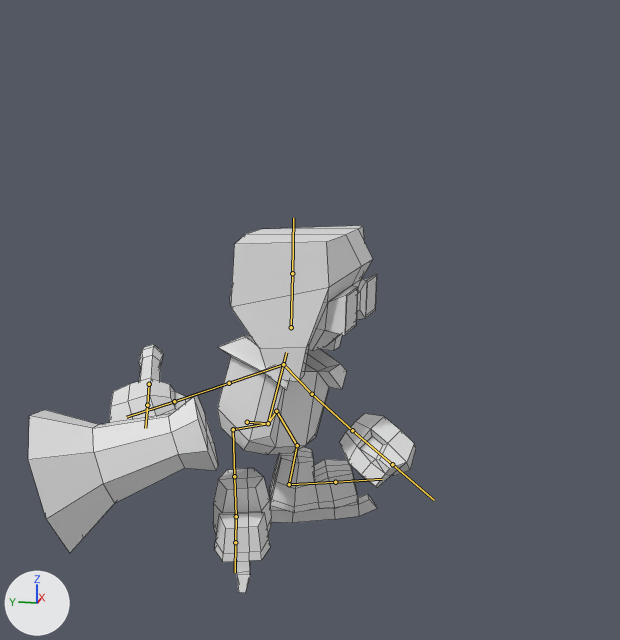
One commit to the FBX model Models/ice smasher.fbx: the scene before it, then after it.
Before and after are seen from a 50 mm lens placed at (-14.81, -3.3, 5.54), pointed at (-0.57, -0.45, 1.98). Arrows for +X, +Y and +Z are at lower left; the lights stay in place. Both versions are drawn at frame 15 of the action 'Armature|Up special landing'; the numbers are the values there. The bones that bend it are drawn over the model as lines. Mesh edges are drawn as thin lines.

In view in the first picture: 'Hammer', 'Head', 'l hand', 'r foot', 'r foot.001', 'r hand', 'torso'.
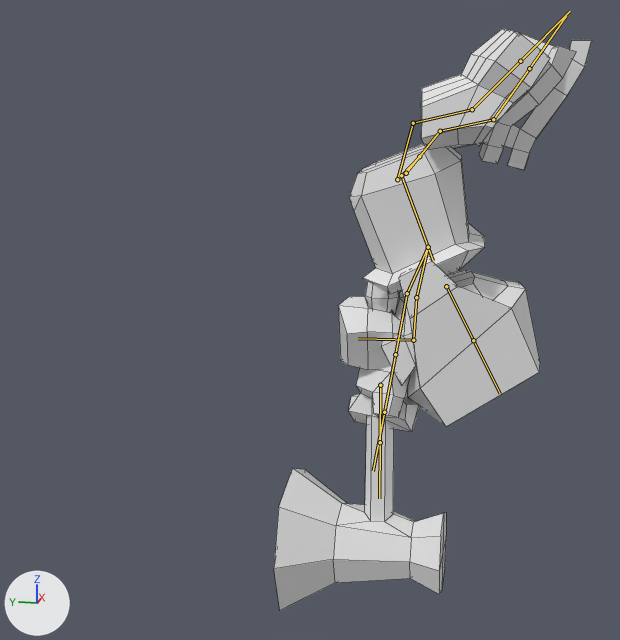
Edits to the bpy script that builds the scene:
```text
Change bone_bone_005:
    where bone_bone_005 = bpy.data.objects['Armature'].pose.bones['Bone.005']
    bone_bone_005.location: (0.0, 0.0, 0.0) -> (5.03, 3.17, -1.07)
    bone_bone_005.rotation_quaternion: (-1.0, 0.0, 0.0, 0.0) -> (0.405, 0.0, 0.0, 0.914)  # degrees (0, 0, 0) -> degrees (0, 0, 132)
Change bone_torso:
    where bone_torso = bpy.data.objects['Armature'].pose.bones['torso']  # child of 'Bone.005'
    bone_torso.rotation_quaternion: (0.919, 0.119, -0.372, -0.048) -> (0.973, 0.228, 0.011, -0.029)  # degrees (20, -42, -14) -> degrees (26, 2, -3)
Change bone_head:
    where bone_head = bpy.data.objects['Armature'].pose.bones['head']  # child of 'torso'
    bone_head.rotation_quaternion: (0.944, -0.104, 0.31, 0.05) -> (0.996, -0.056, -0.063, 0.033)  # degrees (-12, 37, 2) -> degrees (-7, -7, 4)
Change bone_l_arm:
    where bone_l_arm = bpy.data.objects['Armature'].pose.bones['l arm']  # child of 'torso'
    bone_l_arm.rotation_quaternion: (0.956, 0.0, 0.0, -0.293) -> (0.742, 0.519, -0.374, 0.202)  # degrees (0, 0, -34) -> degrees (74, -50, -8)
Change bone_l_forearm:
    where bone_l_forearm = bpy.data.objects['Armature'].pose.bones['l forearm']  # child of 'l arm'
    bone_l_forearm.rotation_quaternion: (0.87, 0.493, 0.013, 0.0) -> (0.914, 0.397, 0.029, 0.079)  # degrees (59, 1, 1) -> degrees (47, -1, 10)
Change bone_l_hand:
    where bone_l_hand = bpy.data.objects['Armature'].pose.bones['l hand']  # child of 'l forearm'
    bone_l_hand.rotation_quaternion: (0.707, 0.0, 0.0, 0.707) -> (0.657, 0.337, -0.297, 0.605)  # degrees (0, 0, 90) -> degrees (8, -53, 81)
Change bone_r_arm:
    where bone_r_arm = bpy.data.objects['Armature'].pose.bones['r arm']  # child of 'torso'
    bone_r_arm.rotation_quaternion: (0.942, -0.212, 0.063, 0.253) -> (0.856, 0.267, 0.403, -0.181)  # degrees (-22, 13, 28) -> degrees (30, 52, -9)
Change bone_r_forearm:
    where bone_r_forearm = bpy.data.objects['Armature'].pose.bones['r forearm']  # child of 'r arm'
    bone_r_forearm.rotation_quaternion: (1.0, 0.0, 0.0, 0.0) -> (0.678, 0.683, 0.254, 0.095)  # degrees (0, 0, 0) -> degrees (94, 12, 29)
Change bone_r_hand:
    where bone_r_hand = bpy.data.objects['Armature'].pose.bones['r hand']  # child of 'r forearm'
    bone_r_hand.rotation_quaternion: (0.707, 0.0, 0.0, -0.707) -> (0.602, -0.204, 0.731, -0.248)  # degrees (0, 0, -90) -> degrees (-104, 51, -108)
Change bone_bone:
    where bone_bone = bpy.data.objects['Armature'].pose.bones['Bone']  # child of 'r hand'
    bone_bone.location: (0.0, -0.87, 0.0) -> (-0.45, 1.42, -0.05)
    bone_bone.rotation_quaternion: (1.0, 0.0, 0.0, 0.0) -> (0.968, -0.018, 0.059, 0.245)  # degrees (0, 0, 0) -> degrees (0, 7, 28)
Change bone_bone_010:
    where bone_bone_010 = bpy.data.objects['Armature'].pose.bones['Bone.010']  # child of 'Bone.005'
    bone_bone_010.rotation_quaternion: (1.0, 0.0, 0.0, 0.0) -> (0.996, -0.001, 0.09, 0.0)  # degrees (0, 0, 0) -> degrees (0, 10, 0)
Change bone_bone_012:
    where bone_bone_012 = bpy.data.objects['Armature'].pose.bones['Bone.012']  # child of 'Bone.010'
    bone_bone_012.rotation_quaternion: (0.961, -0.236, -0.133, -0.061) -> (0.789, 0.615, 0.0, -0.007)  # degrees (-27, -16, -3) -> degrees (76, 0, -1)
Change bone_bone_014:
    where bone_bone_014 = bpy.data.objects['Armature'].pose.bones['Bone.014']  # child of 'Bone.016'
    bone_bone_014.rotation_quaternion: (0.994, -0.105, 0.0, 0.0) -> (0.922, 0.387, -0.016, -0.018)  # degrees (-12, 0, 0) -> degrees (46, -1, -3)
Change bone_bone_018:
    where bone_bone_018 = bpy.data.objects['Armature'].pose.bones['Bone.018']  # child of 'Bone.005'
    bone_bone_018.rotation_quaternion: (0.896, 0.445, 0.0, 0.0) -> (0.996, -0.001, -0.09, 0.0)  # degrees (53, 0, 0) -> degrees (0, -10, 0)
Change bone_bone_019:
    where bone_bone_019 = bpy.data.objects['Armature'].pose.bones['Bone.019']  # child of 'Bone.018'
    bone_bone_019.rotation_quaternion: (0.943, -0.245, 0.176, 0.144) -> (0.874, 0.441, 0.203, 0.001)  # degrees (-27, 24, 12) -> degrees (56, 21, 11)
Change bone_bone_020:
    where bone_bone_020 = bpy.data.objects['Armature'].pose.bones['Bone.020']  # child of 'Bone.019'
    bone_bone_020.rotation_quaternion: (0.935, 0.333, 0.0, -0.12) -> (0.853, 0.519, -0.03, 0.057)  # degrees (39, 5, -13) -> degrees (62, -6, 4)
Change bone_r_foot:
    where bone_r_foot = bpy.data.objects['Armature'].pose.bones['r foot']  # child of 'Bone.020'
    bone_r_foot.rotation_quaternion: (0.998, -0.058, 0.0, 0.0) -> (0.827, 0.53, 0.108, -0.151)  # degrees (-7, 0, 0) -> degrees (64, 20, -8)
```

Changed parts and their boxes (x1, y1, x2, y2) in the pictures (620 x 640 px):
'Head', posed
    before: (230, 226, 377, 382)
    after: (381, 260, 540, 427)
'Hammer', posed (9% narrower, 57% taller)
    before: (28, 344, 218, 553)
    after: (274, 282, 446, 611)
'torso', posed (25% taller)
    before: (217, 335, 347, 455)
    after: (349, 144, 485, 294)
'r foot', posed (166% wider, 8% taller)
    before: (213, 468, 271, 593)
    after: (421, 29, 577, 164)
'r foot.001', posed
    before: (269, 447, 377, 523)
    after: (450, 34, 592, 170)
'l hand', posed
    before: (339, 414, 416, 488)
    after: (348, 367, 420, 432)
'r hand', posed
    before: (109, 378, 191, 423)
    after: (338, 296, 398, 370)
bone 'Bone.005', root to tip
    before: (247, 422) to (268, 423)
    after: (419, 156) to (401, 175)
bone 'torso', root to tip
    before: (268, 423) to (286, 352)
    after: (401, 175) to (433, 260)
bone 'head', root to tip
    before: (291, 327) to (292, 273)
    after: (446, 286) to (473, 340)
bone 'l arm', root to tip
    before: (283, 364) to (312, 394)
    after: (428, 247) to (407, 293)
bone 'l forearm', root to tip
    before: (312, 394) to (352, 430)
    after: (407, 293) to (395, 354)
bone 'l hand', root to tip
    before: (352, 430) to (392, 464)
    after: (395, 354) to (384, 412)
bone 'r arm', root to tip
    before: (283, 364) to (229, 383)
    after: (428, 247) to (416, 297)
bone 'r forearm', root to tip
    before: (229, 383) to (174, 401)
    after: (416, 297) to (413, 340)
bone 'r hand', root to tip
    before: (174, 401) to (126, 417)
    after: (413, 340) to (358, 338)
bone 'Bone', root to tip
    before: (149, 384) to (147, 405)
    after: (380, 385) to (380, 442)
bone 'Bone.010', root to tip
    before: (268, 423) to (276, 411)
    after: (401, 175) to (406, 173)
bone 'Bone.012', root to tip
    before: (276, 411) to (297, 445)
    after: (406, 173) to (440, 131)
bone 'Bone.014', root to tip
    before: (289, 484) to (335, 482)
    after: (493, 119) to (529, 68)
bone 'Bone.018', root to tip
    before: (268, 423) to (233, 429)
    after: (401, 175) to (397, 179)
bone 'Bone.019', root to tip
    before: (233, 429) to (234, 476)
    after: (397, 179) to (413, 123)
bone 'Bone.020', root to tip
    before: (234, 476) to (236, 516)
    after: (413, 123) to (472, 109)
bone 'r foot', root to tip
    before: (236, 516) to (235, 542)
    after: (472, 109) to (520, 61)
